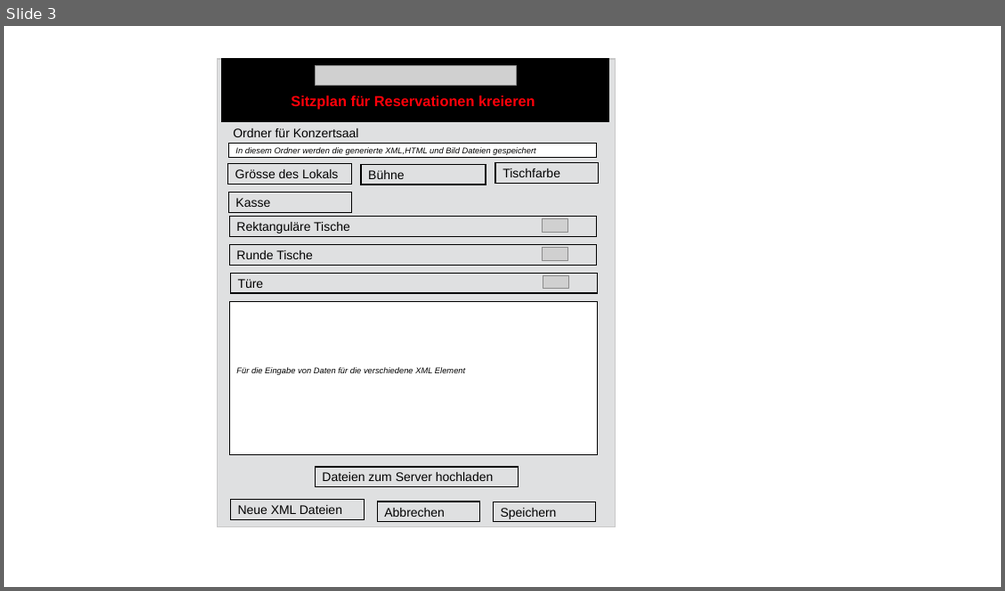
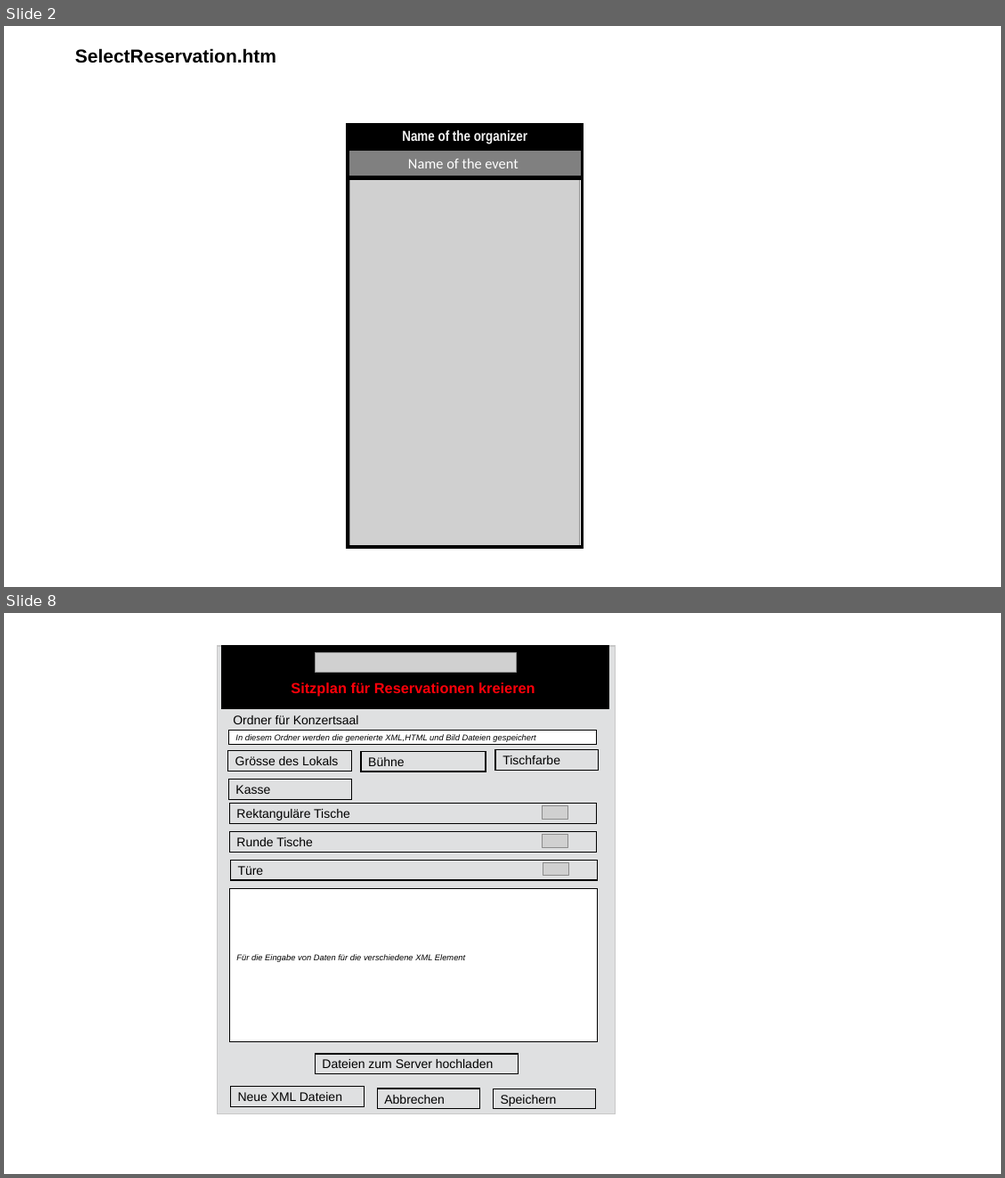
Before and after one commit to JazzLiveAarau/WwwReservationLayout, a slide deck: Description/ReservationLayout.pptx. Shown one above the other, each under a label of ours: slide 3 before the commit, slides 2 and 8 after it; the slides between them are not shown. The pictures are 1005x591 and 1005x1178 pixels, drawn with LibreOffice and Linux fonts; fonts in the diff are those of the drawing; grey boxes stand for pictures. Boxes give left, top, right and bottom in pixels: in the first picture for what was removed or moved away, otherwise in the second. Text is boxed around its words. In the diff, an @@ line names an element or a change of style, - is before the commit and + after.

```diff
--- a/Description/ReservationLayout.pptx
+++ b/Description/ReservationLayout.pptx
@@ slide 2 added at bbox=[4, 26, 1001, 587], background #FFFFFF @@
@@ text added at bbox=[75, 48, 276, 63], 18 pt, text #000000, bold @@
+SelectReservation.htm
@@ rectangle added at bbox=[348, 125, 582, 147], fill #000000, outline #000000 3 pt, 14 pt, text #F2F2F2, bold @@
+Name of the organizer
@@ rectangle added at bbox=[348, 149, 582, 176], fill #808080, outline #000000 3 pt, 14 pt, text #FFFFFF @@
+Name of the event
@@ picture added at bbox=[350, 157, 579, 547] @@
@@ rectangle added at bbox=[348, 178, 582, 548], outline #000000 3 pt @@
@@ what was slide 3 is now slide 8 @@
```
Also in this commit, not shown: 3 slides changed, 7 other slides added, 4 slides removed, 6 other files.
